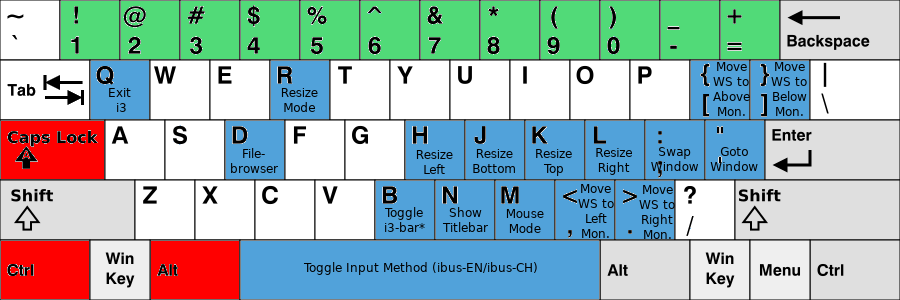
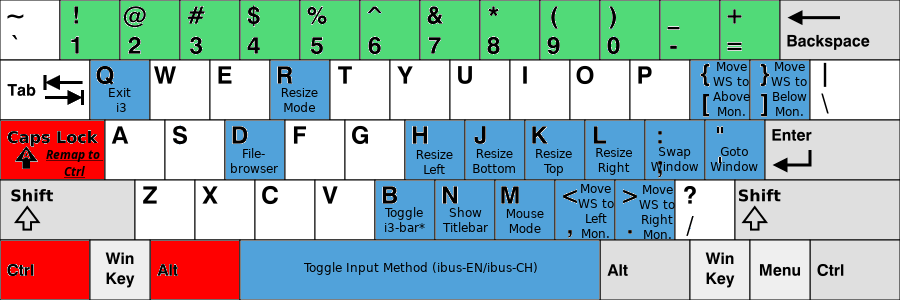
Comparing the layer stacks of the two 900 x 300 images. Changes:
added layer "Remap to ..." above "KB_United_States-NoAltGr.svg" over (46, 150, 103, 178)
